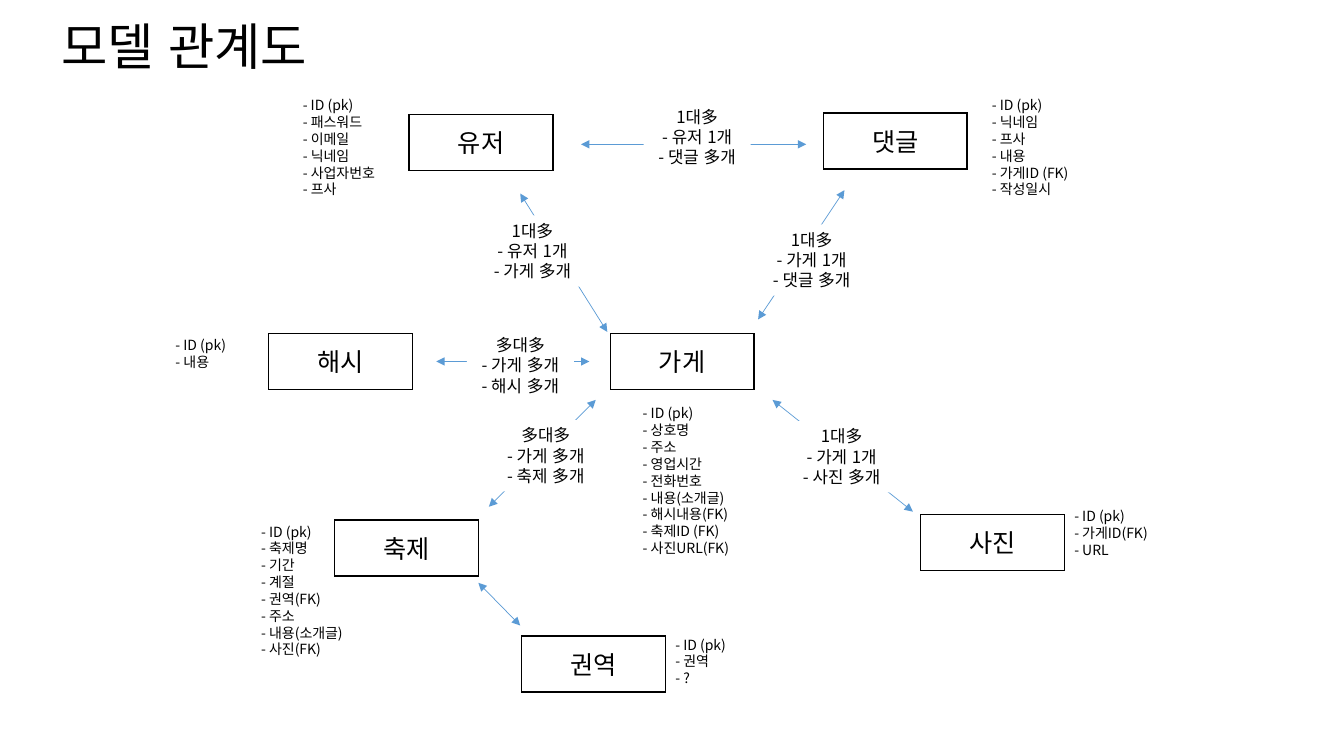
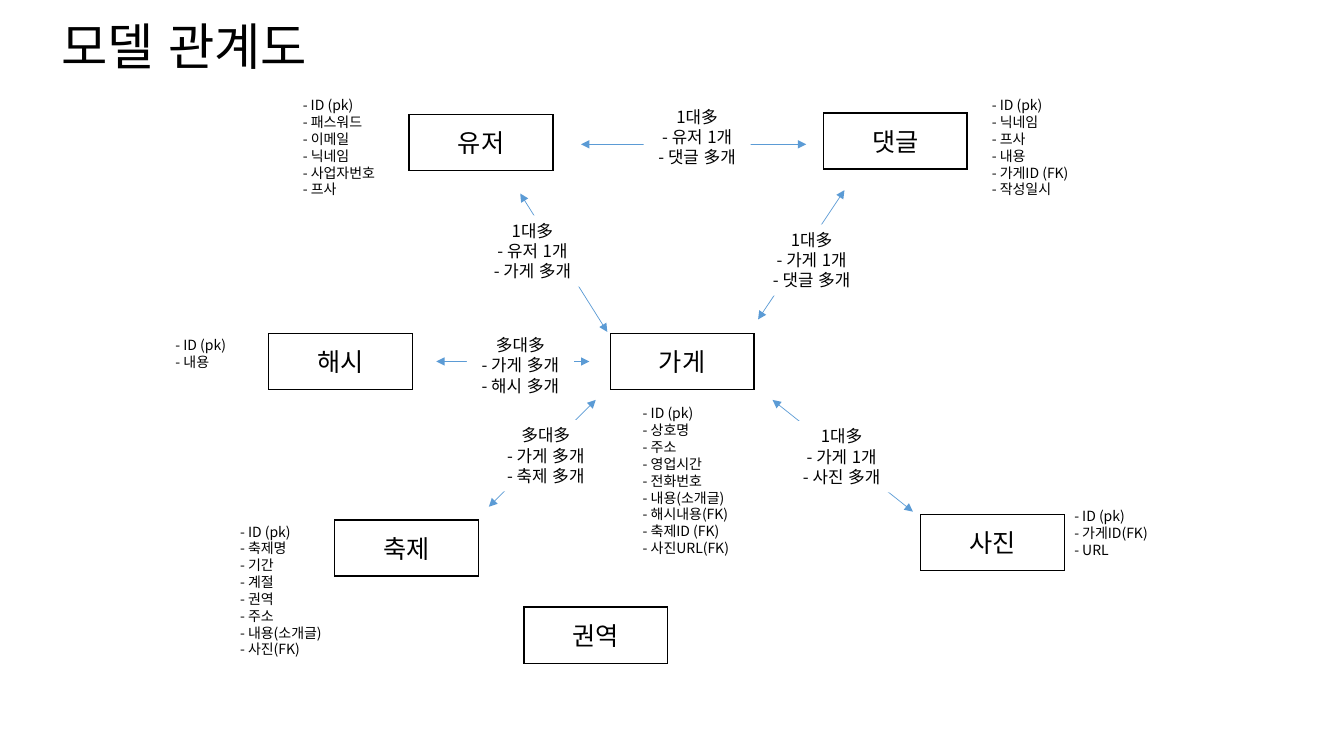
Before and after one commit to Shrimp-Square/Season_dinning-Project, a slide deck: slide 1 of Document/모델관계도&페이지구성.pptx. Drawn at 1344x756 pixels with LibreOffice and Linux fonts; fonts in the diff are those of the drawing. Boxes give left, top, right and bottom in pixels: in the first picture for what was removed or moved away, otherwise in the second. Text is boxed around its words. In the diff, an @@ line names an element or a change of style, - is before the commit and + after.

```diff
--- a/Document/모델관계도&페이지구성.pptx
+++ b/Document/모델관계도&페이지구성.pptx
@@ text "- ID (pk)": place and size @@
-text "- ID (pk)" at <box>269,525,343,657</box>
+text "- ID (pk)" at <box>248,525,322,657</box>
@@ text at <box>248,592,274,605</box>: text changed @@
-- 권역(FK)
+- 권역
@@ double arrow removed from (479, 583) to (520, 626) @@
@@ rectangle "권역": place and size @@
-rectangle "권역" at <box>522,636,666,693</box>
+rectangle "권역" at <box>524,607,668,663</box>
@@ text removed at <box>683,638,726,667</box> @@
-- ID (pk)
-- 권역
-- ?
```
Also in this commit, not shown: 2 other slides changed.
